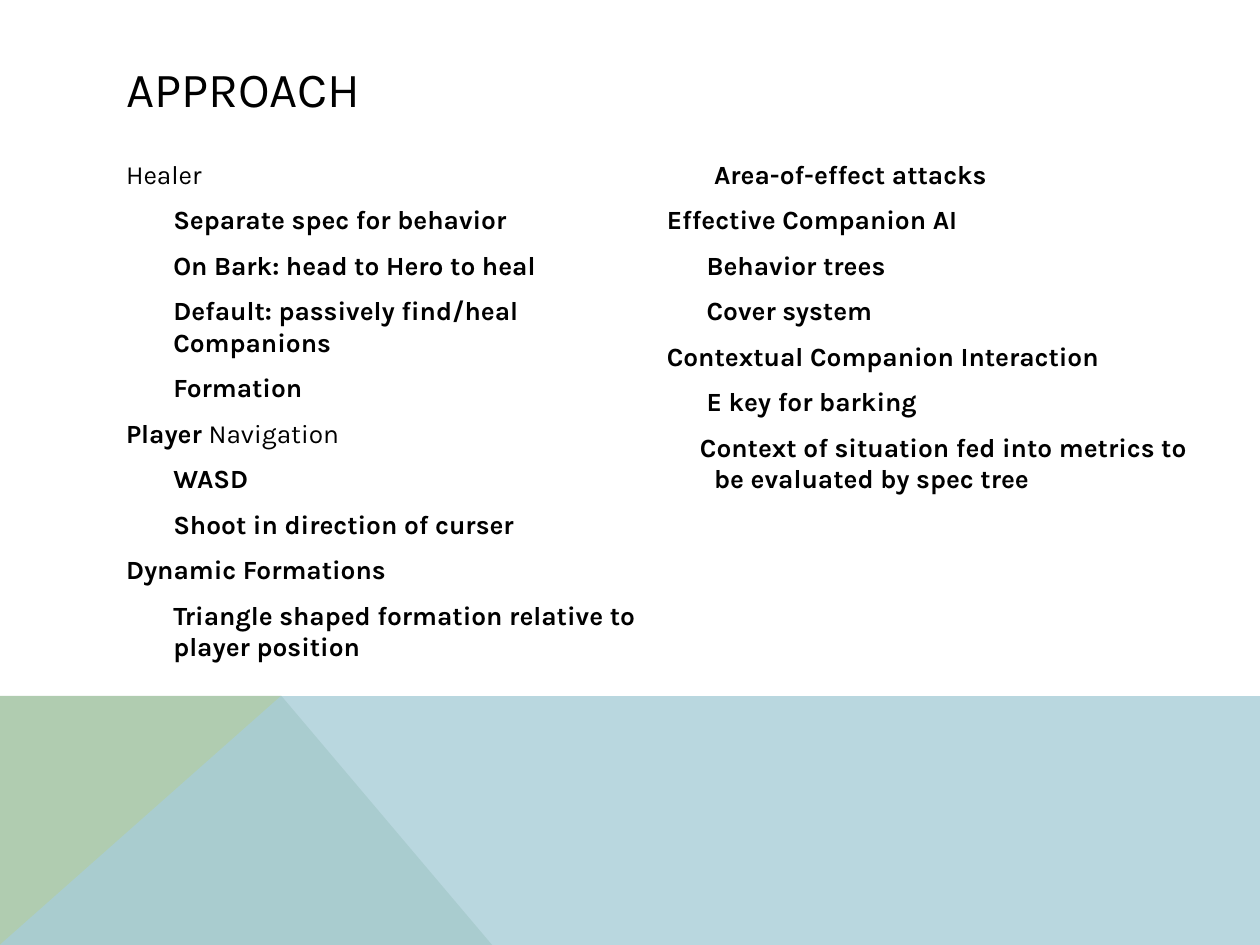
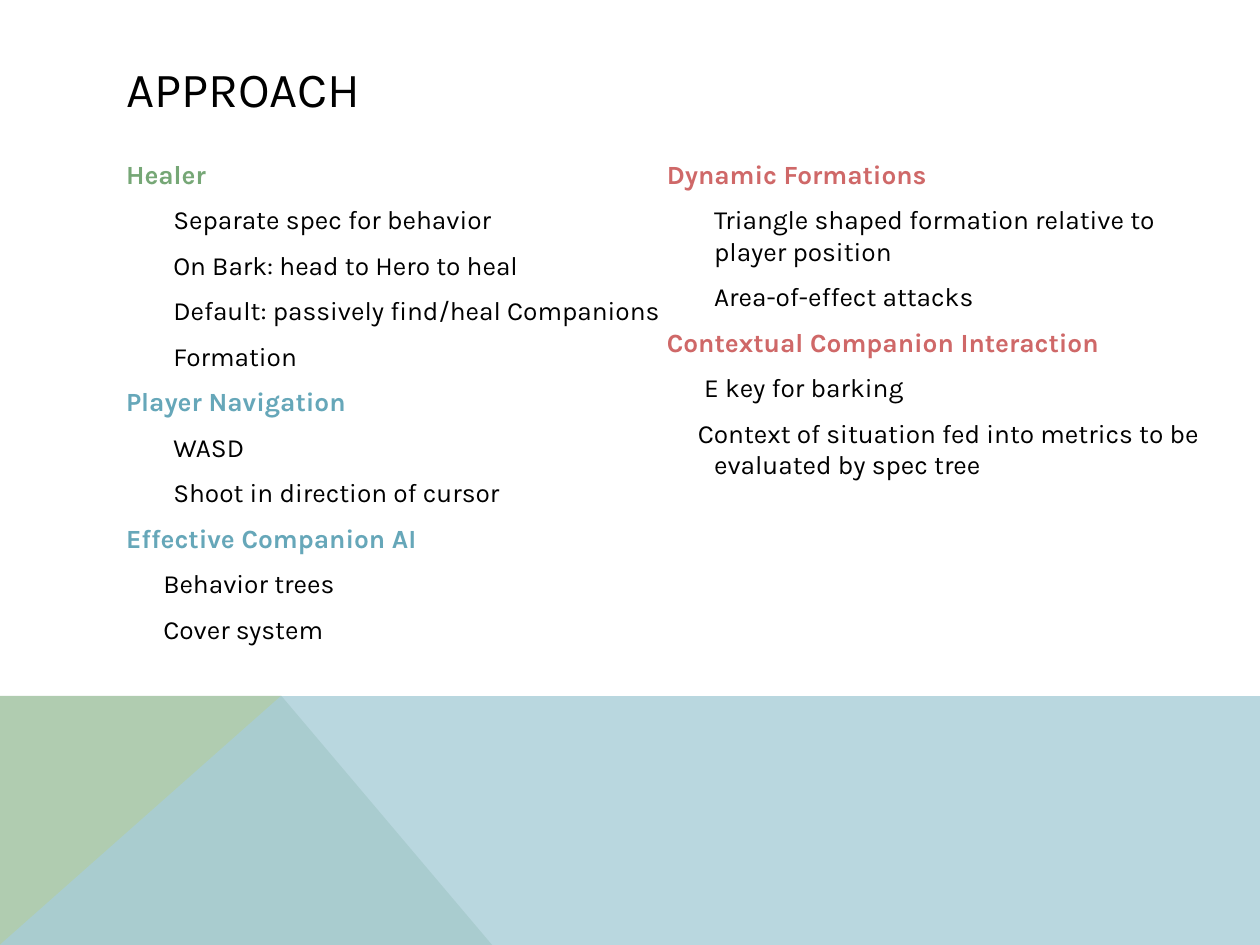
Before and after one commit to Shahdevanshee/gameAIFinalProject, a slide deck: slide 3 of presentation.pptx. Drawn at 1260x945 pixels with LibreOffice and Linux fonts; fonts in the diff are those of the drawing. Boxes give left, top, right and bottom in pixels: in the first picture for what was removed or moved away, otherwise in the second. Text is boxed around its words. In the diff, an @@ line names an element or a change of style, - is before the commit and + after.

Commit message:
ppt edited and pdf added

```diff
--- a/presentation.pptx
+++ b/presentation.pptx
@@ text at (x1=126, y1=165, x2=1199, y2=645): paragraphs removed @@
-Effective Companion AI
-Behavior trees
-Cover system
@@ text at (x1=126, y1=165, x2=1199, y2=481): text colour #000000 to #76A776 in "Healer"; bold on in "Healer", "Navigation"; bold off in "Separate spec for behavior", "On Bark: head to Hero to heal", "Default: passively find/heal Companions", "Formation" and 5 more places; text colour #000000 to #66A7B9 in "Player Navigation"; text colour #000000 to #CF6868 in "Dynamic Formations", "Contextual Companion Interaction" @@
@@ text at (x1=126, y1=484, x2=499, y2=645): text changed; bold off @@
-Shoot in direction of curser
+Shoot in direction of cursor
+Effective Companion AI
+Behavior trees
+Cover system
```
Also in this commit, not shown: 1 other slide changed, 2 other files.
